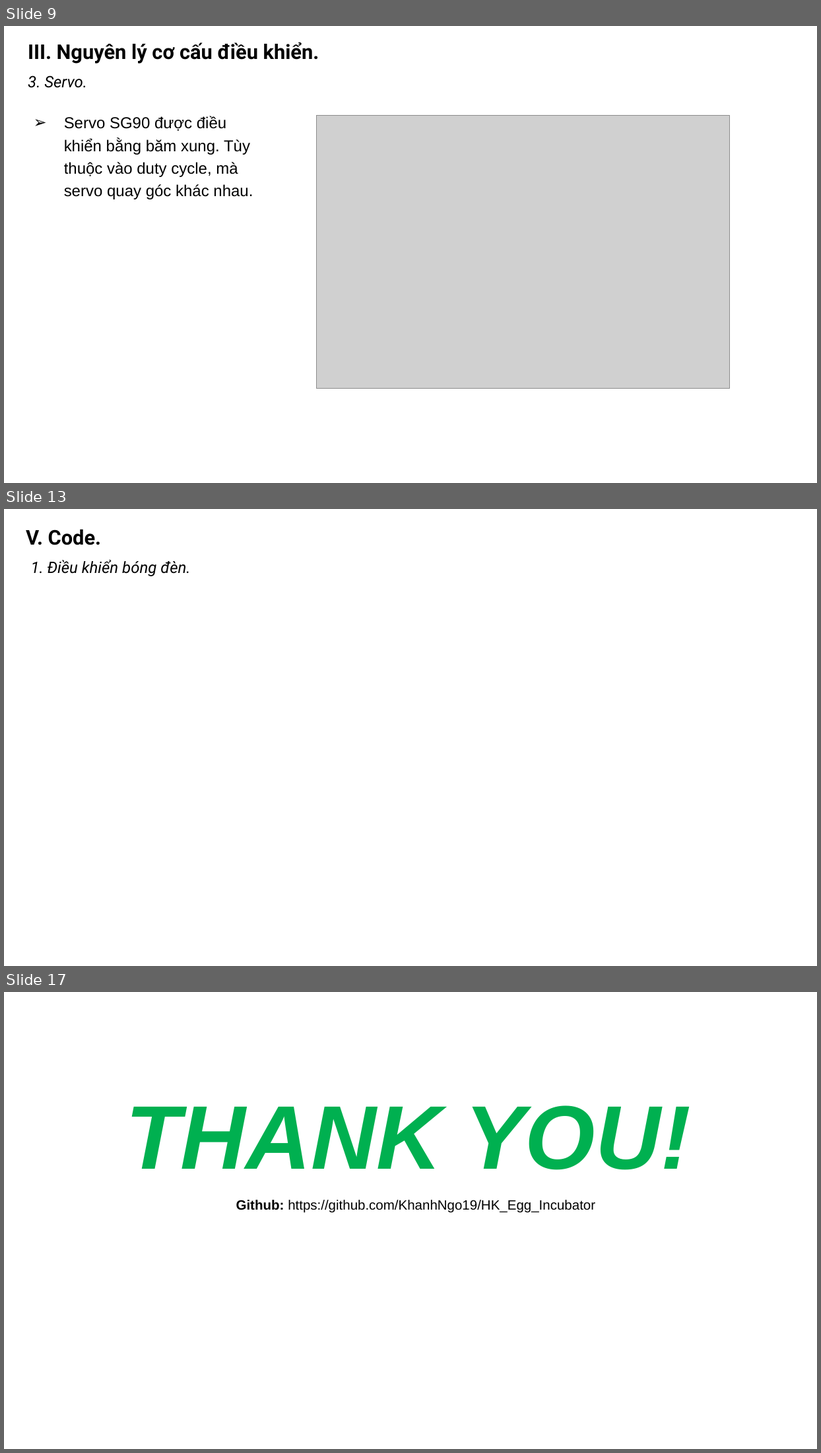
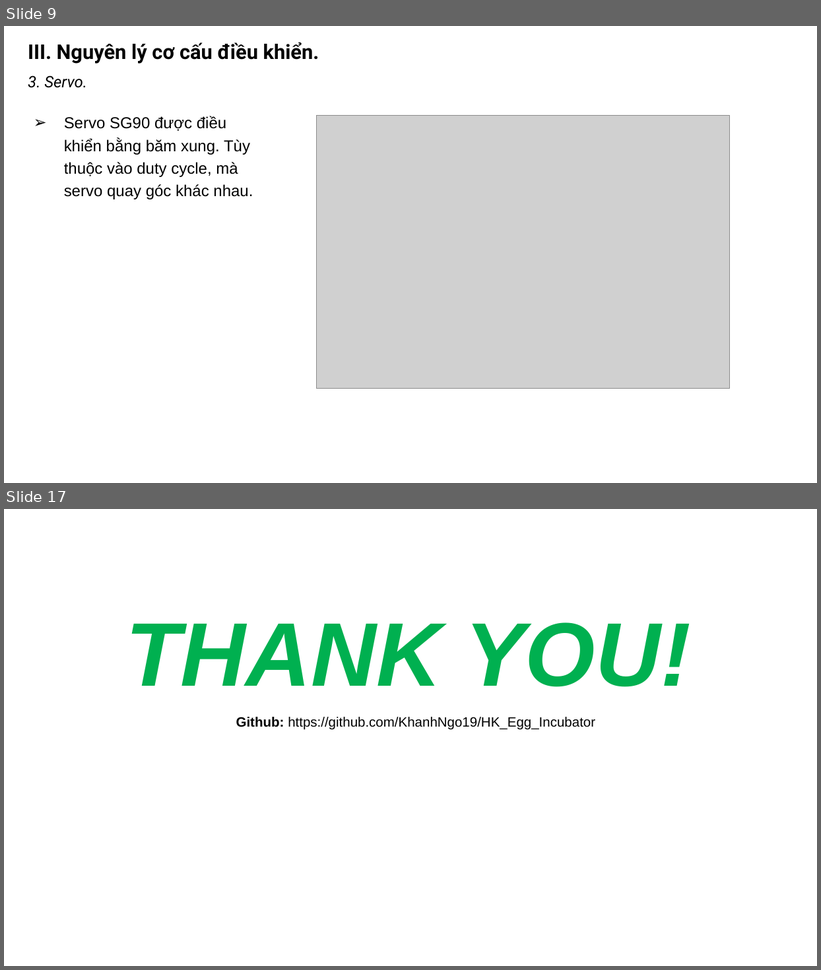
Before and after one commit to khanhnm08/HK_Egg_Incubator, a slide deck: Slide bao cao.pptx. Shown one above the other, each under a label of ours: slides 9, 13 and 17 before the commit, slides 9 and 17 after it; the slides between them are not shown. The pictures are 821x1453 and 821x970 pixels, drawn with LibreOffice and Linux fonts; fonts in the diff are those of the drawing; grey boxes stand for pictures. Boxes give left, top, right and bottom in pixels: in the first picture for what was removed or moved away, otherwise in the second. Text is boxed around its words. In the diff, an @@ line names an element or a change of style, - is before the commit and + after.

```diff
--- a/Slide bao cao.pptx
+++ b/Slide bao cao.pptx
@@ slide 13 removed at (x1=4, y1=509, x2=817, y2=966), background #FFFFFF @@
@@ text removed at (x1=26, y1=529, x2=101, y2=545) @@
-V. Code.
@@ text removed at (x1=31, y1=560, x2=190, y2=576) @@
-1. Điều khiển bóng đèn.
```
Also in this commit, not shown: 6 slides changed, 2 slides added, 1 other slide removed, 15 other files.
